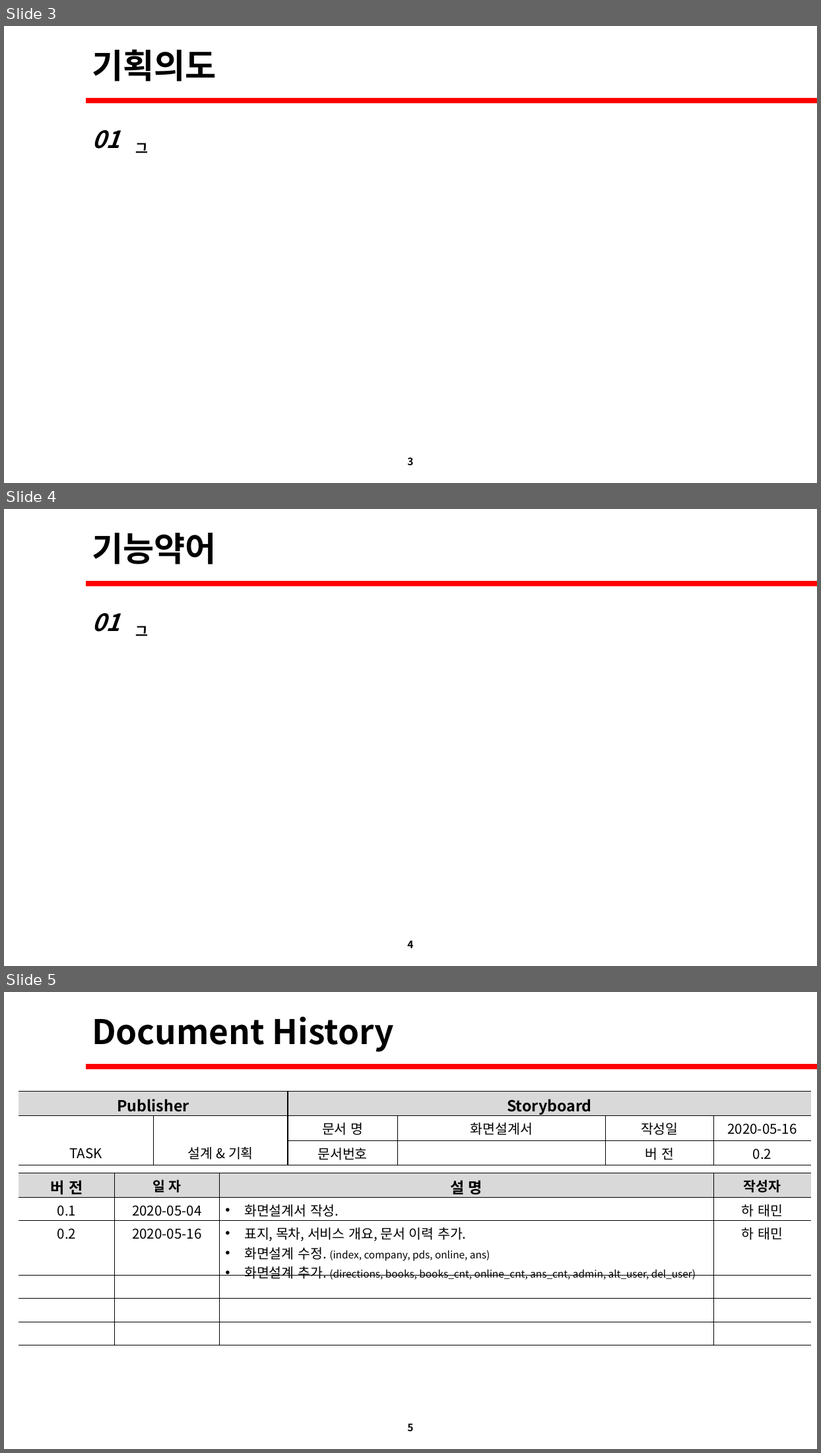
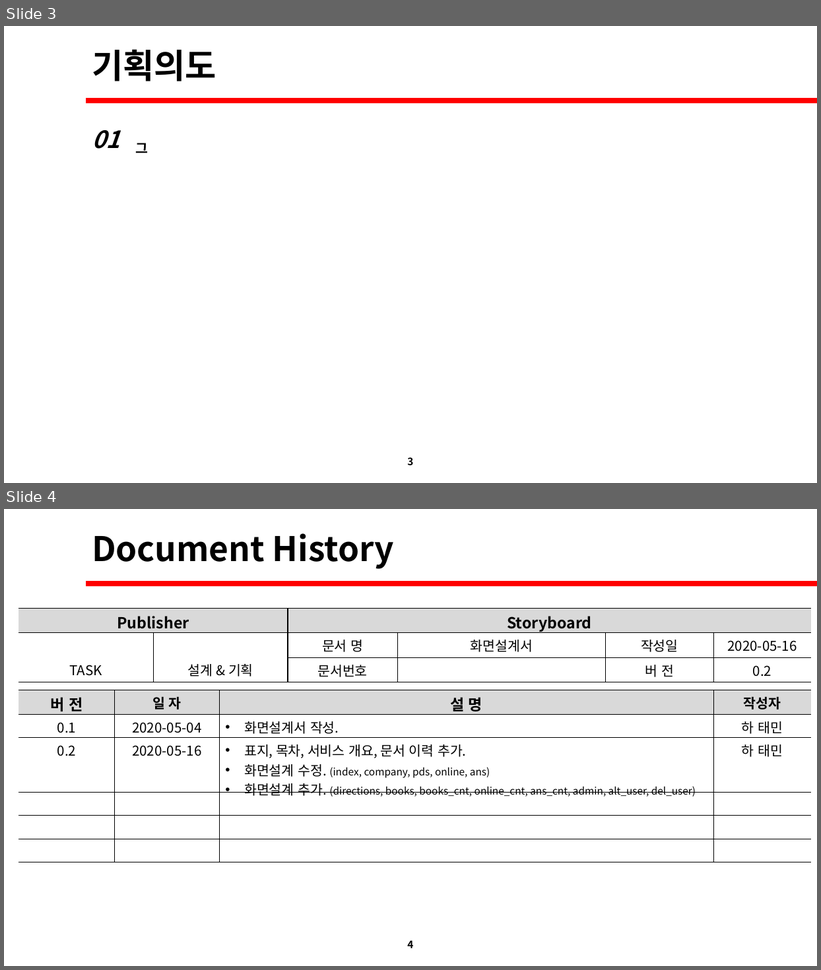
Before and after one commit to David-Ha-1217/Publisher_Portfolio, a slide deck: Documents/화면설계서.pptx. Shown one above the other, each under a label of ours: slides 3, 4 and 5 before the commit, slides 3 and 4 after it. The pictures are 821x1453 and 821x970 pixels, drawn with LibreOffice and Linux fonts; fonts in the diff are those of the drawing. Boxes give left, top, right and bottom in pixels: in the first picture for what was removed or moved away, otherwise in the second. Text is boxed around its words. In the diff, an @@ line names an element or a change of style, - is before the commit and + after.

```diff
--- a/Documents/화면설계서.pptx
+++ b/Documents/화면설계서.pptx
@@ slide 4 removed at (x1=4, y1=509, x2=817, y2=966), background #FFFFFF @@
@@ text removed at (x1=92, y1=533, x2=217, y2=564) @@
-기능약어
@@ rectangle removed at (x1=86, y1=581, x2=817, y2=586) @@
@@ text removed at (x1=92, y1=613, x2=120, y2=632) @@
-01
@@ text removed at (x1=135, y1=626, x2=148, y2=636) @@
-그
@@ page number removed at (x1=407, y1=941, x2=413, y2=949) @@
-4
@@ what was slide 5 is now slide 4 @@
@@ page number at (x1=407, y1=941, x2=413, y2=949): text changed @@
-5
+4
```
Also in this commit, not shown: 3 slides changed, 17 other files.
